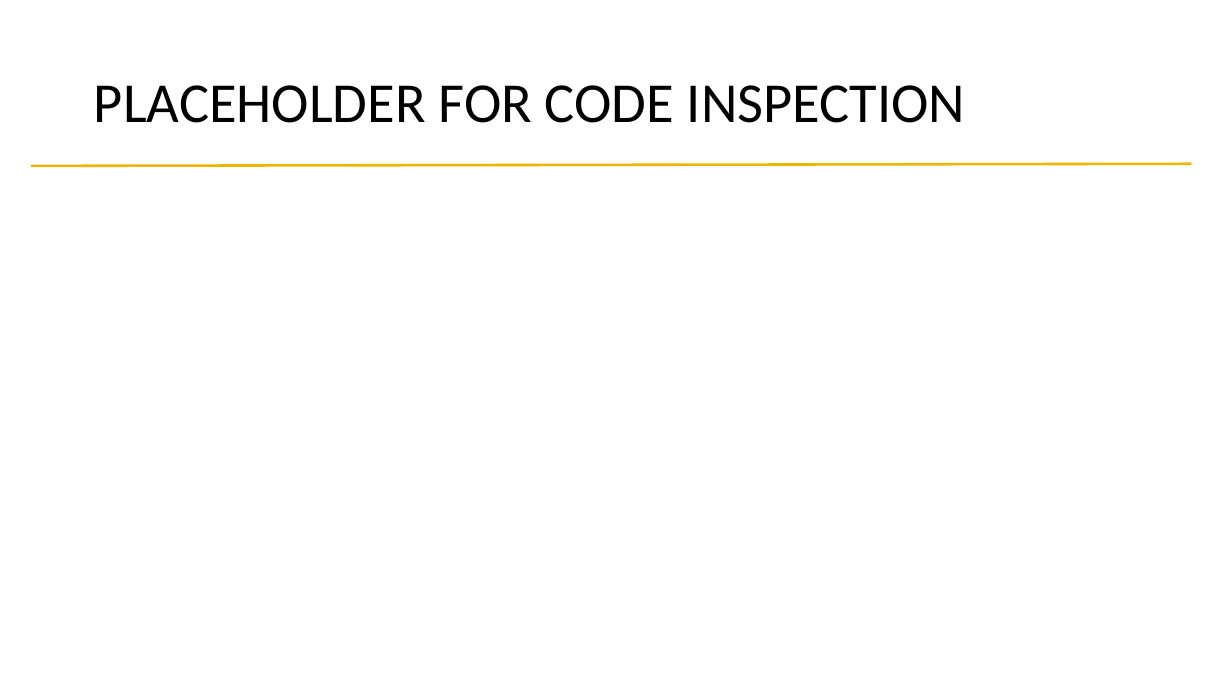
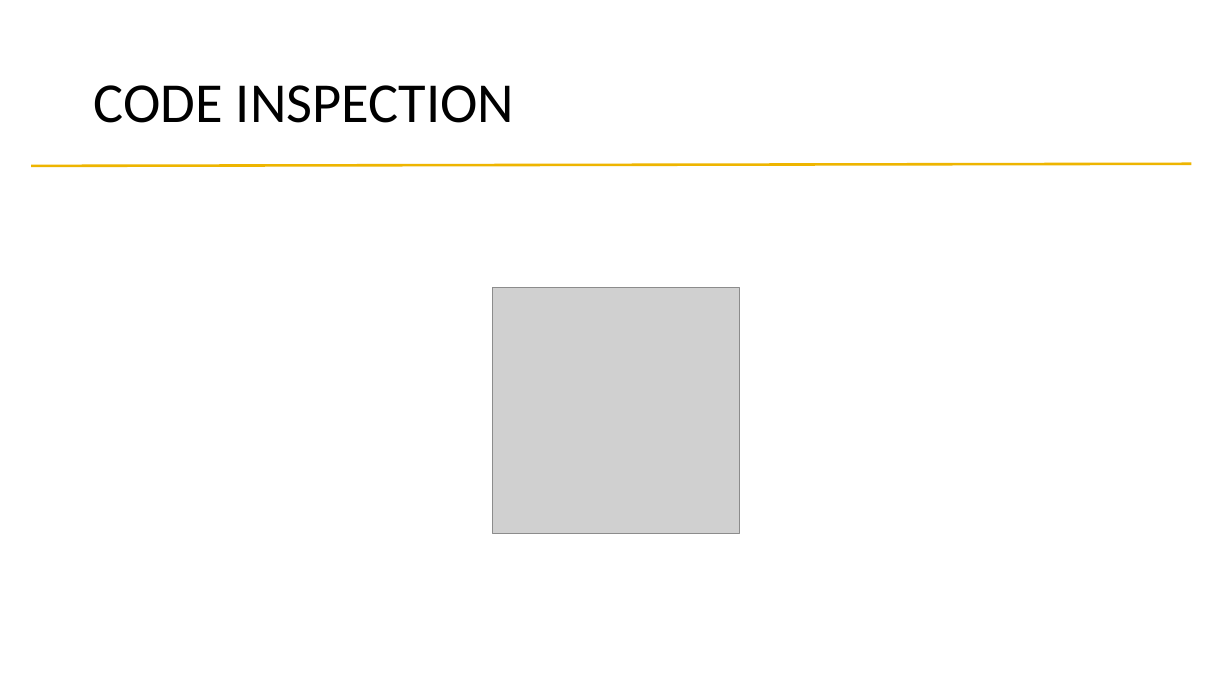
Before and after one commit to alessandrobaldassari/se2-polimi-baldassari-bendin-giarola, a slide deck: slide 22 of Final Presentation/Presentation.pptx. Drawn at 1232x693 pixels with LibreOffice and Linux fonts; fonts in the diff are those of the drawing; grey boxes stand for pictures. Boxes give left, top, right and bottom in pixels: in the first picture for what was removed or moved away, otherwise in the second. Text is boxed around its words. In the diff, an @@ line names an element or a change of style, - is before the commit and + after.

Commit message:
presentation

```diff
--- a/Final Presentation/Presentation.pptx
+++ b/Final Presentation/Presentation.pptx
@@ title at box(94, 85, 514, 123): text changed @@
-PLACEHOLDER FOR CODE INSPECTION
+CODE INSPECTION
@@ picture added at box(493, 287, 739, 534) @@
```
Also in this commit, not shown: 1 slide added, 1 slide removed.
